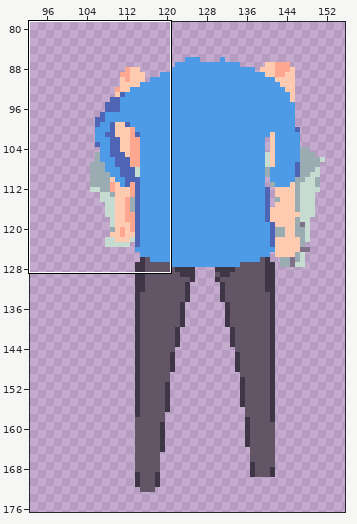
Edited in one commit: pixel-art file (resources/asesprite/kid/kid_animations.aseprite). The first picture is a wide view before the edit; the outline marks the close-up.
Close-up. Earlier state:
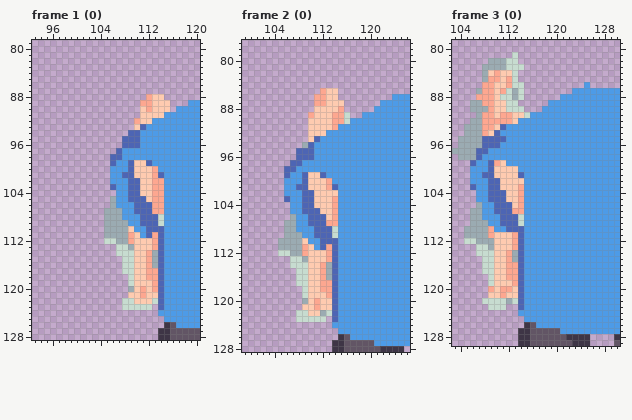
256x256 pixels, 103 frames. Shown: frame 1 (0): x 93..120, y 79..128; frame 2 (0): x 99..126, y 77..128; frame 3 (0): x 103..130, y 79..129. The wide view leaves out empty margins. The commit also changed other frames or places, which this record leaves out.
Now the later version:
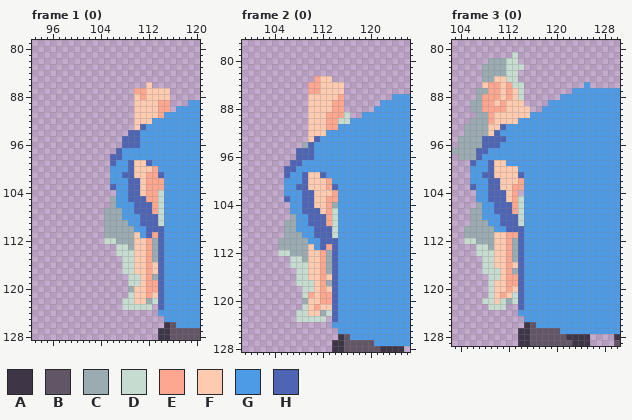
Palette (. is transparent): A #3e3546  B #625565  C #9babb2  D #c7dcd0  E #fda790  F #fecbb0  G #4d9be7  H #4d65b4
Edits made:
Frame 1 (0), layers "arms/left_light_running", "arms/left_light_idle":
y 86: x 112 . -> F
y 87: x 110..115 ...... -> EEFFFF
y 88: x 110..112 ..E -> FEF; x 115 . -> F
y 89: x 110..112 .EE -> FFF; x 114..115 FF -> EE
y 90: x 110 . -> F; x 112 E -> F; x 114..115 FF -> EE
y 91: x 110 . -> F; x 114 F -> E
y 92: x 110 E -> F
y 101..103: x 112 F -> E
y 104..105: x 112 F -> E; x 114 E -> D
y 106..107: x 114 E -> D
y 110: x 109 F -> C
y 111: x 109 E -> C
y 112: x 109 E -> C; x 112..113 FE -> EC
y 113: x 112..113 FE -> EC
y 116: x 113 C -> F
y 117: x 113 E -> F
y 118: x 110 F -> D; x 113 E -> C
y 119: x 110 F -> D; x 112 F -> E
y 120: x 111..112 EF -> FE
y 121: x 109 F -> D; x 111..112 EF -> FE
y 122: x 112 F -> C
Frame 2 (0), layers "arms/left_light_running", "arms/left_light_idle":
y 83: x 111..113 ... -> EFF
y 84: x 110..115 ...... -> EEFFFF
y 85: x 110..112 ..E -> EEF; x 115 . -> F
y 86: x 110..112 .EE -> FFF; x 115 . -> E
y 87: x 110..112 .EE -> FFF; x 114..115 FF -> EE
y 88: x 110 . -> F; x 114 F -> E
y 89: x 110 E -> F; x 113 F -> E
y 90: x 113 F -> E; x 115 E -> D
y 91: x 113 F -> E
y 102: x 114 F -> E
y 103: x 113 F -> E
y 104: x 113..114 FE -> EC
y 105..106: x 113..114 FE -> ED
y 107: x 114 E -> D
y 110: x 109 F -> C
y 111: x 109 E -> C
y 112: x 109 E -> C; x 112..113 FE -> EC
y 113: x 112..113 FE -> EC
y 116: x 113 C -> F
y 117: x 110 F -> D; x 113 E -> C
y 118: x 110 F -> D; x 113 E -> F
y 119: x 110 F -> E; x 112 F -> E
y 120: x 111..113 EFF -> FEE
y 121: x 109 F -> D
Frame 3 (0), layers "arms/left_light_running", "arms/left_light_idle":
y 84: x 109..112 FEFF -> CCCD
y 85: x 109..110 EE -> CF; x 112 E -> D
y 86: x 108 E -> F; x 110 F -> E
y 87: x 108 E -> C; x 110..113 FEDC -> EFEF
y 88: x 107 E -> C; x 110..113 FDDC -> EFEF
y 89: x 111..114 FDD. -> EFFF
y 90: x 108 C -> E; x 110..115 FFDDD. -> EEFFFF
y 91: x 108 E -> C; x 111..112 EE -> FF; x 115 D -> F
y 92: x 108 E -> C; x 110..112 EEE -> FFF
y 93: x 108..109 EE -> CF
y 94: x 108 E -> C
y 99: x 110 E -> F
y 102: x 114 F -> E
y 103: x 113 F -> E
y 104: x 113..114 FE -> E.
y 105..106: x 113..114 FE -> ED
y 107: x 114 E -> D
y 110: x 109 E -> C
y 111: x 109 E -> C; x 112 F -> E
y 112..113: x 112..113 FE -> EC
y 116: x 113 E -> F
y 117: x 110 F -> D; x 113 E -> C
y 118: x 110 F -> D
y 119: x 112 F -> E
y 120: x 109 E -> D; x 111 E -> F
y 121: x 109 F -> D; x 113 F -> D
y 122: x 110 D -> F
Changed places in both close-ups, as pixel boxes (x1, y1, x2, y2):
changed: (134, 82, 170, 124)
changed: (146, 172, 164, 214)
changed: (128, 226, 158, 304)
changed: (308, 76, 344, 130)
changed: (302, 190, 338, 310)
changed: (476, 70, 530, 304)
